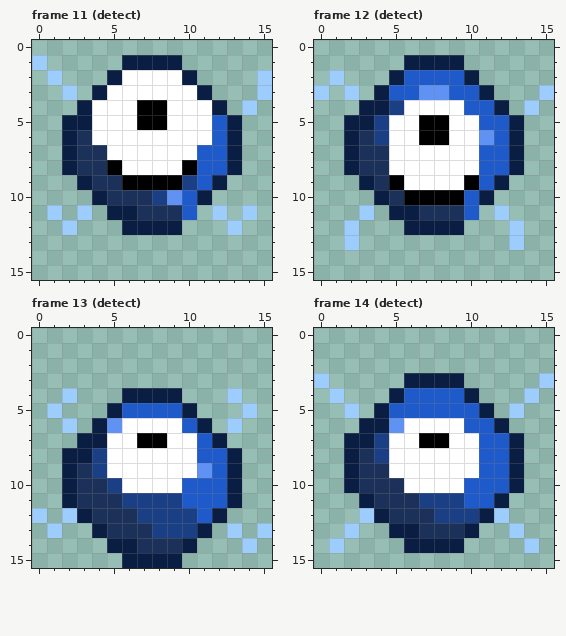
One commit to this pixel-art file: Drillbird_sprites/Characters/Enemies/Walking Gem/WalkingGem.aseprite. That is the earlier state.
16x16 pixels, 18 frames. Colours within 5 levels of each other are drawn and written as one. Shown: frame 11 (detect), frame 12 (detect), frame 13 (detect), frame 14 (detect). The commit also changed other frames, which this record leaves out.
The result:
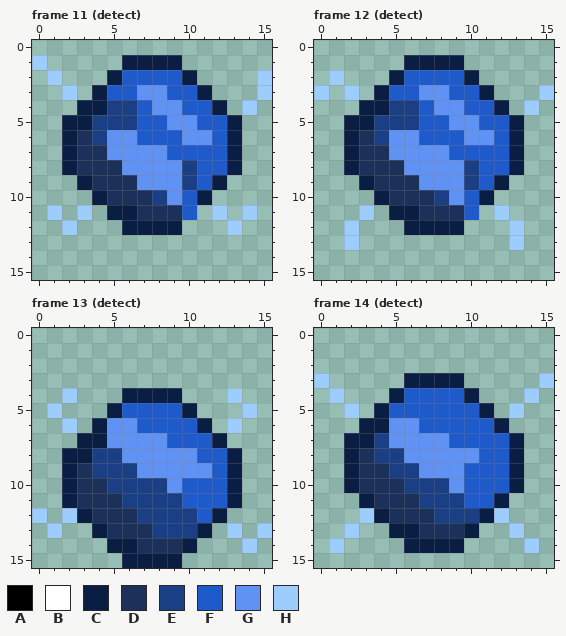
Palette (. is transparent): A #000000  B #ffffff  C #0a1d42  D #1c3159  E #1b3f84  F #1f5aca  G #5f92f2  H #9dcdfc
Log entry: Made ore gem a bit prettier
Edits made:
--- frame 11 (detect)
@@ x 0..15 @@
  1 H.....CCCC......
- 2 .H...CBBBBC....H
- 3 ..H.CBBBBBBC...H
- 4 ...CBBBAABBBC.H.
- 5 ..CCBBBAABBBFC..
- 6 ..CDBBBBBBBBFC..
- 7 ..CDDBBBBBBFFC..
- 8 ..CDDABBBBAFFC..
- 9 ...CDDAAAAEFC...
+ 2 .H...CFFFFC....H
+ 3 ..H.CFFGGFFC...H
+ 4 ...CCEEFGGFFC.H.
+ 5 ..CCEEEFFGGFFC..
+ 6 ..CDEGGFFFGGFC..
+ 7 ..CDDGGGGFFFFC..
+ 8 ..CDDDGGGGEFFC..
+ 9 ...CDDDGGGEFC...
 10 ....CDDDEGFC....
--- frame 12 (detect)
@@ x 3..12 @@
  3 .CFFGGFFC.
- 4 CCEBBBBFFC
- 5 CEBBAABBFF
- 6 DEBBAABBGF
- 7 DDBBBBBBFF
- 8 DDBBBBBBFF
- 9 CDABBBBAFC
-10 .CDAAAAFC.
+ 4 CCEEFGGFFC
+ 5 CEEEFFGGFF
+ 6 DEGGFFFGGF
+ 7 DDGGGGFFFF
+ 8 DDDGGGGEFF
+ 9 CDDDGGGEFC
+10 .CDDDEGFC.
 11 H.CCDDDF.H
--- frame 13 (detect)
@@ x 3..12 @@
  5 ..CFFFFC..
- 6 .CGBBBBFC.
- 7 CCBBAABBFC
- 8 CEBBBBBBFF
- 9 DEBBBBBBGF
-10 DDEBBBBFFF
+ 6 .CGGFFFFC.
+ 7 CCGGGGFFFC
+ 8 CEEGGGGGFF
+ 9 DEEEGGGGGF
+10 DDEEEEGFFF
 11 DDDEEEEFFF
--- frame 14 (detect)
@@ x 3..12 @@
  5 .CFFFFFFC.
- 6 CCGBBBBFFC
- 7 CEBBAABBFF
- 8 DEBBBBBBFF
- 9 DDBBBBBBFF
-10 DDDBBBBFFF
+ 6 CCGGFFFFFC
+ 7 CEGGGGFFFF
+ 8 DEEGGGGGFF
+ 9 DDEEGGGFFF
+10 DDDEEEGFFF
 11 CDDDEEEFFC
